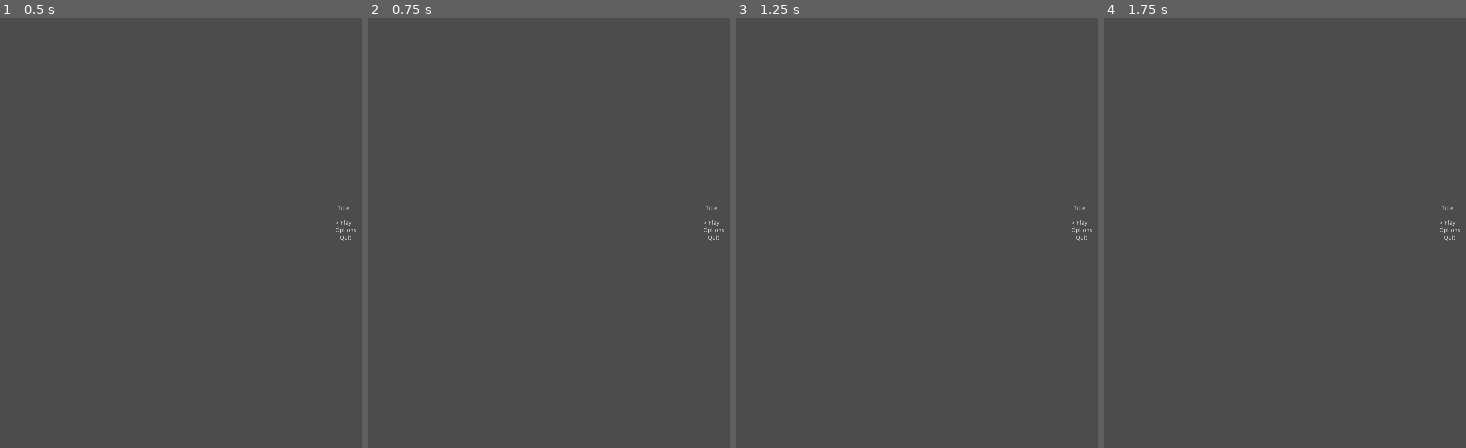
Above: before the commit, frames 1-4 (left to right).
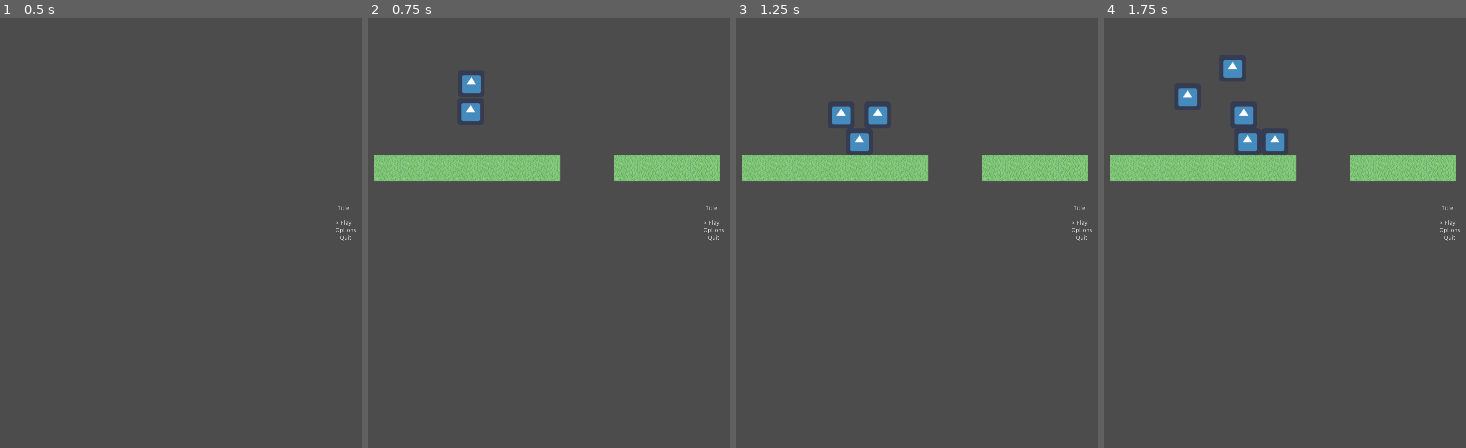
Above: after the commit, the same moments.

Repository: Axebunnii/rhythm-platformer
Game: Godot game, scene res://Scenes/MainMenu.tscn
The game is run twice, just before and just after one commit, with the same random seed, the same clock (stepped at 60 frames per second) and the same inputs. The project has no main scene, so this scene is started directly. The engine's default icon, where the game draws it, is replaced by a stand-in: a white triangle on a blue panel in a dark square.
Inputs:
- Up to frame 1 (0.5 s): no input
- Up to frame 2 (0.75 s): tap Enter (ui_accept) at 0.5, 0.6 s; hold D (Right) from 0.53 s (still down)
- Up to frame 3 (1.25 s): keep holding D (Right); tap Space (Jump) at 0.77 s
- Up to frame 4 (1.75 s): keep holding D (Right); tap Enter (ui_accept) at 1.35 s; tap Space (Jump) at 1.52 s

Frame 1 is identical in both runs. In frame 2, 5.3% of the frame differs, in the area x 1-98%, y 13-38%; in frame 3, 5.6%; in frame 4, 6.0%, in the area x 1-98%, y 9-38%.

Commit message:
added new script

Diff:
--- a/Code/MainMenu.gd
+++ b/Code/MainMenu.gd
@@ -9,9 +9,10 @@
 
 func SelectionHandler(_currentSelection) -> void:
 	if (_currentSelection == 0):
-		print("Settings")
+		get_parent().add_child(gameScene.instance())
 	elif (_currentSelection == 1):
-		print("credits")
+		get_parent().add_child(optionsScene.instance())
+		queue_free()
 	elif (_currentSelection == 2):
-		get_parent().add_child(mainScene.instance())
-		queue_free()
+		# quit the game
+		get_tree().quit()
--- /dev/null
+++ b/Code/ReactingObject.gd
@@ -0,0 +1,5 @@
+extends Node
+
+
+func _ready():
+	pass # Replace with function body.
--- /dev/null
+++ b/Code/Stone.gd
@@ -0,0 +1,16 @@
+extends Node
+
+
+# Declare member variables here. Examples:
+# var a = 2
+# var b = "text"
+
+
+# Called when the node enters the scene tree for the first time.
+func _ready():
+	pass # Replace with function body.
+
+
+# Called every frame. 'delta' is the elapsed time since the previous frame.
+#func _process(delta):
+#	pass
--- a/Scenes/Game.tscn
+++ b/Scenes/Game.tscn
@@ -8,6 +8,21 @@
 
 [sub_resource type="ConvexPolygonShape2D" id=2]
 points = PoolVector2Array( 0, 0, 64, 0, 64, 64, 0, 64 )
+
+[sub_resource type="ConvexPolygonShape2D" id=6]
+points = PoolVector2Array( 64, 64, 0, 64, 0, 0, 64, 0 )
+
+[sub_resource type="ConcavePolygonShape2D" id=7]
+segments = PoolVector2Array( 32, 32, 0, 32, 0, 32, 0, 32, 0, 32, 32, 32, 32, 32, 32, 32 )
+
+[sub_resource type="ConvexPolygonShape2D" id=8]
+points = PoolVector2Array( 0, 0, 32, 0, 32, 32, 0, 32 )
+
+[sub_resource type="ConvexPolygonShape2D" id=9]
+points = PoolVector2Array( 0, 0, 32, 0, 32, 32, 0, 32 )
+
+[sub_resource type="ConvexPolygonShape2D" id=10]
+points = PoolVector2Array( 0, 0, 32, 0, 32, 32, 0, 32 )
 
 [sub_resource type="TileSet" id=3]
 0/name = "tilemap.png 0"
@@ -110,6 +125,96 @@
 5/shape_one_way_margin = 0.0
 5/shapes = [  ]
 5/z_index = 0
+6/name = "tilemap.png 6"
+6/texture = ExtResource( 2 )
+6/tex_offset = Vector2( 0, 0 )
+6/modulate = Color( 1, 1, 1, 1 )
+6/region = Rect2( 288, 96, 32, 32 )
+6/tile_mode = 0
+6/occluder_offset = Vector2( 0, 0 )
+6/navigation_offset = Vector2( 0, 0 )
+6/shape_offset = Vector2( 0, 0 )
+6/shape_transform = Transform2D( 1, 0, 0, 1, 0, 0 )
+6/shape = SubResource( 6 )
+6/shape_one_way = false
+6/shape_one_way_margin = 1.0
+6/shapes = [ {
+"autotile_coord": Vector2( 0, 0 ),
+"one_way": false,
+"one_way_margin": 1.0,
+"shape": SubResource( 6 ),
+"shape_transform": Transform2D( 1, 0, 0, 1, 0, 0 )
+} ]
+6/z_index = 0
+7/name = "tilemap.png 7"
+7/texture = ExtResource( 2 )
+7/tex_offset = Vector2( 0, 0 )
+7/modulate = Color( 1, 1, 1, 1 )
+7/region = Rect2( 256, 32, 32, 32 )
+7/tile_mode = 1
+7/autotile/bitmask_mode = 0
+7/autotile/bitmask_flags = [  ]
+7/autotile/icon_coordinate = Vector2( 0, 0 )
+7/autotile/tile_size = Vector2( 32, 32 )
+7/autotile/spacing = 0
+7/autotile/occluder_map = [  ]
+7/autotile/navpoly_map = [  ]
+7/autotile/priority_map = [  ]
+7/autotile/z_index_map = [  ]
+7/occluder_offset = Vector2( 0, 0 )
+7/navigation_offset = Vector2( 0, 0 )
+7/shape_offset = Vector2( 0, 0 )
+7/shape_transform = Transform2D( 1, 0, 0, 1, 0, 0 )
+7/shape_one_way = false
+7/shape_one_way_margin = 0.0
+7/shapes = [  ]
+7/z_index = 0
+8/name = "tilemap.png 8"
+8/texture = ExtResource( 2 )
+8/tex_offset = Vector2( 0, 0 )
+8/modulate = Color( 1, 1, 1, 1 )
+8/region = Rect2( 256, 64, 64, 64 )
+8/tile_mode = 2
+8/autotile/icon_coordinate = Vector2( 0, 0 )
+8/autotile/tile_size = Vector2( 32, 32 )
+8/autotile/spacing = 0
+8/autotile/occluder_map = [  ]
+8/autotile/navpoly_map = [  ]
+8/autotile/priority_map = [  ]
+8/autotile/z_index_map = [  ]
+8/occluder_offset = Vector2( 0, 0 )
+8/navigation_offset = Vector2( 0, 0 )
+8/shape_offset = Vector2( 0, 0 )
+8/shape_transform = Transform2D( 1, 0, 0, 1, 0, 0 )
+8/shape = SubResource( 7 )
+8/shape_one_way = false
+8/shape_one_way_margin = 1.0
+8/shapes = [ {
+"autotile_coord": Vector2( 0, 0 ),
+"one_way": false,
+"one_way_margin": 1.0,
+"shape": SubResource( 7 ),
+"shape_transform": Transform2D( 1, 0, 0, 1, 0, 0 )
+}, {
+"autotile_coord": Vector2( 1, 0 ),
+"one_way": false,
+"one_way_margin": 1.0,
+"shape": SubResource( 8 ),
+"shape_transform": Transform2D( 1, 0, 0, 1, 0, 0 )
+}, {
+"autotile_coord": Vector2( 0, 0 ),
+"one_way": false,
+"one_way_margin": 1.0,
+"shape": SubResource( 9 ),
+"shape_transform": Transform2D( 1, 0, 0, 1, 0, 0 )
+}, {
+"autotile_coord": Vector2( 0, 0 ),
+"one_way": false,
+"one_way_margin": 1.0,
+"shape": SubResource( 10 ),
+"shape_transform": Transform2D( 1, 0, 0, 1, 0, 0 )
+} ]
+8/z_index = 0
 
 [sub_resource type="RectangleShape2D" id=5]
 extents = Vector2( 32, 32 )
@@ -123,7 +228,7 @@
 [node name="TileMap" type="TileMap" parent="."]
 tile_set = SubResource( 3 )
 format = 1
-tile_data = PoolIntArray( 196608, 0, 0, 196609, 0, 0, 196610, 0, 0, 196611, 0, 0, 196612, 0, 0, 196613, 0, 0, 196614, 0, 0 )
+tile_data = PoolIntArray( 196608, 0, 0, 196609, 0, 0, 196610, 0, 0, 196611, 0, 0, 196612, 0, 0, 196613, 0, 0, 196614, 0, 0, 196617, 0, 0, 196618, 0, 0, 196619, 0, 0, 196620, 0, 0 )
 
 [node name="Player" type="KinematicBody2D" parent="."]
 position = Vector2( 212, 13 )
Not shown: 1 places in Scenes/Game.tscn that only renumber resources
